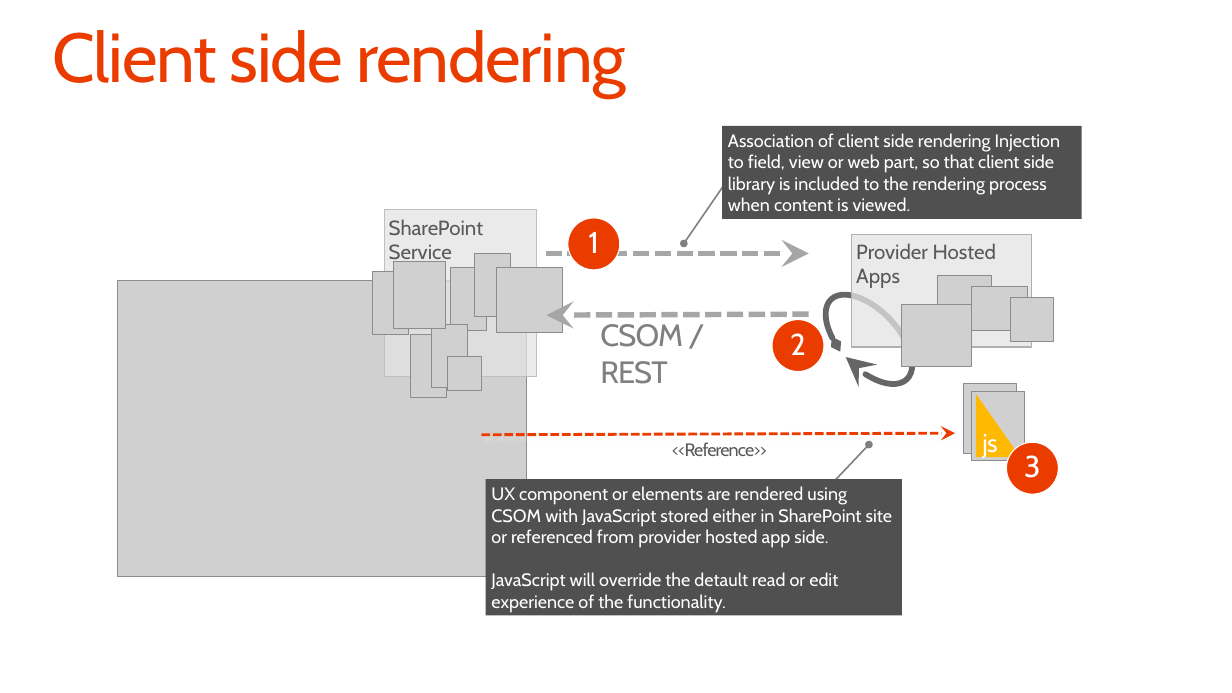
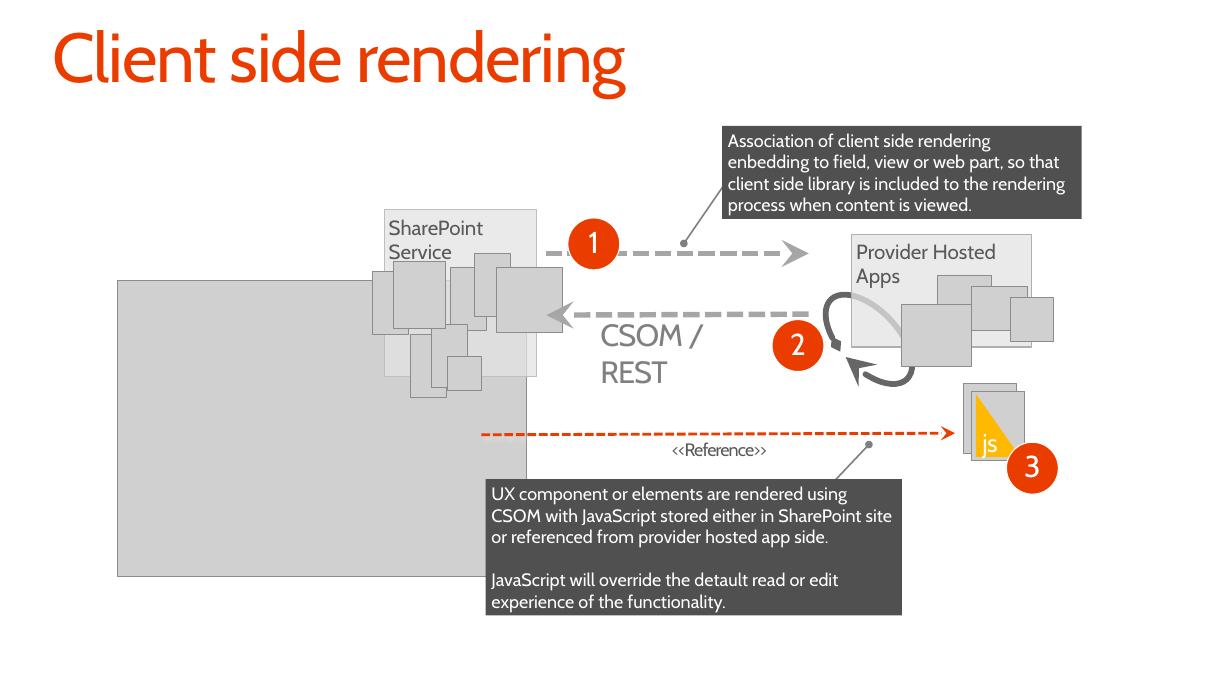
Before and after one commit to OfficeDev/TrainingContent, a slide deck: slide 25 of O3658/04 Building UX components with app model/4_UXComponents.pptx. Drawn at 1232x693 pixels with LibreOffice and Linux fonts; fonts in the diff are those of the drawing; grey boxes stand for pictures; background and template pictures are left out. Boxes give left, top, right and bottom in pixels: in the first picture for what was removed or moved away, otherwise in the second. Text is boxed around its words. In the diff, an @@ line names an element or a change of style, - is before the commit and + after.

```diff
--- a/O3658/04 Building UX components with app model/4_UXComponents.pptx
+++ b/O3658/04 Building UX components with app model/4_UXComponents.pptx
@@ text in rectangle at (x1=728, y1=133, x2=1065, y2=216): text changed @@
-  Association of client side rendering Injection to field, view or web part, so that client side library is included to the rendering process when content is viewed.
+  Association of client side rendering enbedding to field, view or web part, so that client side library is included to the rendering process when content is viewed.
```
Also in this commit, not shown: 6 other slides changed, 4 other files.
